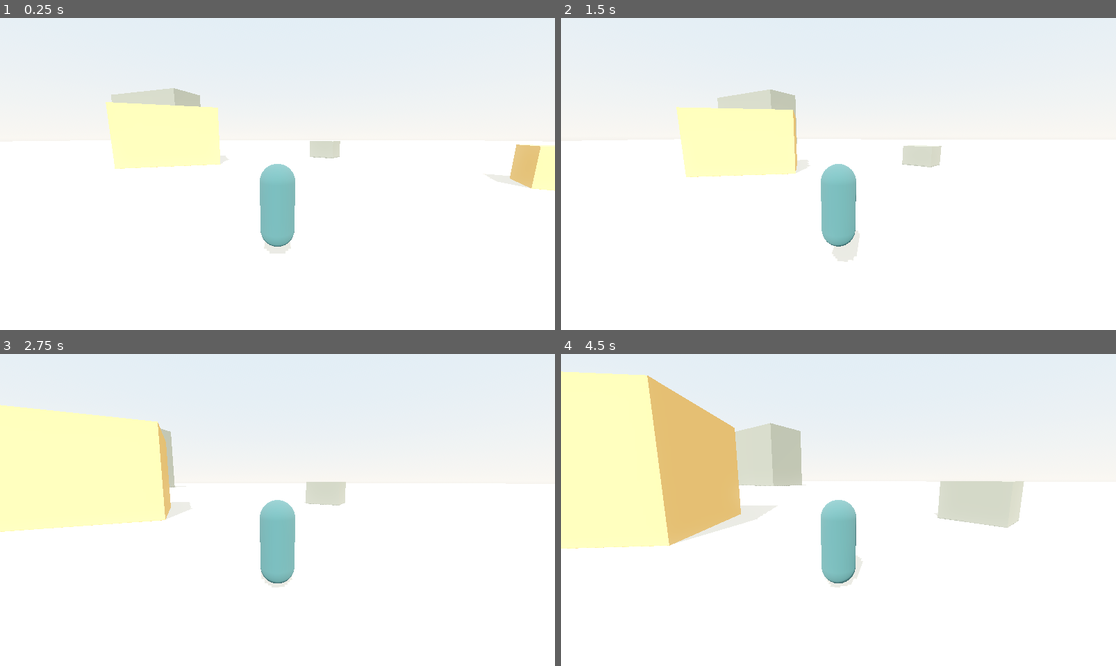
Above: before the commit, frames 1-4 (two rows, left to right).
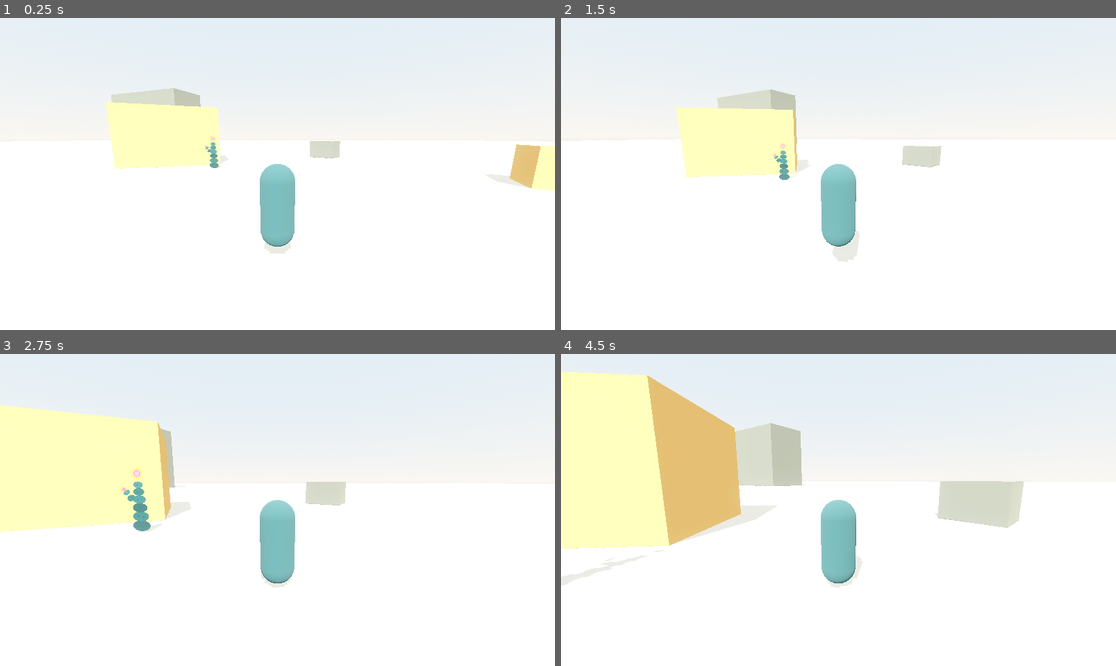
Above: after the commit, the same moments.

Repository: nicco-b/valley
Game: Godot game, scene res://game/world/valley.tscn
Same seed, same stepped clock (60 frames per second), same inputs: the game is played once before the commit and once after it.
Inputs (mouse positions are in pixels of both pictures, inside the frame that each line leads up to):
- Up to frame 1 (0.25 s): no input
- Up to frame 2 (1.5 s): move the mouse to (866, 174) at 0.52 s; hold W (move_forward) from 0.53 s (still down); tap C (sit) at 0.6 s; tap Space (jump) at 0.77 s; move the mouse to (810, 174) at 1.27 s; tap Shift (sprint) at 1.35 s
- Up to frame 3 (2.75 s): keep holding W (move_forward); tap Space (jump) at 1.52 s; move the mouse to (288, 503) at 2.02 s; tap C (sit) at 2.1 s
- Up to frame 4 (4.5 s): keep holding W (move_forward); move the mouse to (832, 516) at 2.77 s; tap Shift (sprint) at 2.85, 4.35 s; tap Space (jump) at 3.02, 3.77 s; move the mouse to (877, 513) at 3.52 s; tap C (sit) at 3.6 s; move the mouse to (794, 506) at 4.27 s

The runs differ from the first frame. In frame 1, 0.1% of the frame differs, in the area x 36-40%, y 37-49%; in frame 2, 0.1%; in frame 3, 0.4%, in the area x 21-30%, y 36-58%; in frame 4, 0.3%.

Commit message:
M1: wind ambience + first billboard element
Placeholder wind bed: sox-synthesized noise layers with slow gusts,
tail-to-head crossfade for a seamless 60s loop, importer-level forward
loop. To be replaced by a real field recording.
Placeholder cactus: hand-authored SVG in the reference palette, standing
as a Y-billboard Sprite3D (shaded, alpha prepass so it casts shadows).
Real painting exports drop into the same slot.

Co-Authored-By: Claude Fable 5 <noreply@anthropic.com>

Diff:
--- /dev/null
+++ b/assets/paintings/placeholder_cactus.svg
@@ -0,0 +1,59 @@
+<svg xmlns="http://www.w3.org/2000/svg" width="512" height="1024" viewBox="0 0 512 1024">
+  <!-- PLACEHOLDER — replace with a real painting export (transparent PNG, same slot). -->
+  <defs>
+    <g id="spike">
+      <path d="M 0 0 L 6 -46 L 12 0 Z" fill="#a8801f"/>
+    </g>
+  </defs>
+
+  <!-- trunk bulbs, bottom to top -->
+  <ellipse cx="256" cy="940" rx="118" ry="74" fill="#173f42"/>
+  <ellipse cx="256" cy="812" rx="108" ry="68" fill="#1c4a4d"/>
+  <ellipse cx="256" cy="692" rx="97" ry="62" fill="#173f42"/>
+  <ellipse cx="256" cy="580" rx="86" ry="56" fill="#1f5054"/>
+  <ellipse cx="256" cy="478" rx="74" ry="50" fill="#1c4a4d"/>
+  <ellipse cx="256" cy="386" rx="62" ry="44" fill="#235659"/>
+
+  <!-- arm branching left -->
+  <ellipse cx="150" cy="560" rx="56" ry="40" transform="rotate(-25 150 560)" fill="#1c4a4d"/>
+  <ellipse cx="94" cy="486" rx="48" ry="35" transform="rotate(-35 94 486)" fill="#235659"/>
+
+  <!-- segment tick marks -->
+  <g fill="#0d2628">
+    <path d="M 200 930 q 8 16 16 0 z"/><path d="M 256 946 q 8 16 16 0 z"/><path d="M 312 928 q 8 16 16 0 z"/>
+    <path d="M 210 806 q 8 15 16 0 z"/><path d="M 286 816 q 8 15 16 0 z"/>
+    <path d="M 222 688 q 7 14 15 0 z"/><path d="M 288 696 q 7 14 15 0 z"/>
+    <path d="M 232 578 q 7 13 14 0 z"/><path d="M 278 584 q 7 13 14 0 z"/>
+    <path d="M 240 478 q 6 12 13 0 z"/><path d="M 240 386 q 6 12 13 0 z"/>
+    <path d="M 132 556 q 7 13 14 0 z"/><path d="M 86 484 q 6 12 12 0 z"/>
+  </g>
+
+  <!-- starburst bloom on top -->
+  <g transform="translate(256 240)">
+    <g id="burst">
+      <use href="#spike" transform="rotate(0) translate(-6 -52)"/>
+      <use href="#spike" transform="rotate(24) translate(-6 -52)"/>
+      <use href="#spike" transform="rotate(48) translate(-6 -52)"/>
+      <use href="#spike" transform="rotate(72) translate(-6 -52)"/>
+      <use href="#spike" transform="rotate(96) translate(-6 -52)"/>
+      <use href="#spike" transform="rotate(120) translate(-6 -52)"/>
+      <use href="#spike" transform="rotate(144) translate(-6 -52)"/>
+      <use href="#spike" transform="rotate(168) translate(-6 -52)"/>
+      <use href="#spike" transform="rotate(192) translate(-6 -52)"/>
+      <use href="#spike" transform="rotate(216) translate(-6 -52)"/>
+      <use href="#spike" transform="rotate(240) translate(-6 -52)"/>
+      <use href="#spike" transform="rotate(264) translate(-6 -52)"/>
+      <use href="#spike" transform="rotate(288) translate(-6 -52)"/>
+      <use href="#spike" transform="rotate(312) translate(-6 -52)"/>
+      <use href="#spike" transform="rotate(336) translate(-6 -52)"/>
+    </g>
+    <circle cx="0" cy="0" r="46" fill="#e8547a"/>
+    <circle cx="0" cy="0" r="30" fill="#ef6f8e"/>
+  </g>
+
+  <!-- bloom on arm -->
+  <g transform="translate(64 448) scale(0.55)">
+    <use href="#burst"/>
+    <circle cx="0" cy="0" r="46" fill="#e8547a"/>
+  </g>
+</svg>
--- a/game/world/valley.tscn
+++ b/game/world/valley.tscn
@@ -1,7 +1,9 @@
-[gd_scene load_steps=17 format=3]
+[gd_scene load_steps=19 format=3]
 
 [ext_resource type="PackedScene" path="res://game/player/player.tscn" id="1_player"]
 [ext_resource type="Script" path="res://game/world/day_night.gd" id="2_daynight"]
+[ext_resource type="Texture2D" path="res://assets/paintings/placeholder_cactus.svg" id="3_cactus"]
+[ext_resource type="AudioStream" path="res://assets/audio/wind_loop.wav" id="4_wind"]
 
 [sub_resource type="ProceduralSkyMaterial" id="SkyMaterial_valley"]
 sky_top_color = Color(0.976, 0.812, 0.827, 1)
@@ -117,5 +119,18 @@
 [node name="Collision" type="CollisionShape3D" parent="Mesa"]
 shape = SubResource("BoxShape_mesa")
 
+[node name="PlaceholderCactus" type="Sprite3D" parent="."]
+transform = Transform3D(1, 0, 0, 0, 1, 0, 0, 0, 1, -5, 1.54, -2)
+pixel_size = 0.003
+billboard = 2
+shaded = true
+alpha_cut = 2
+texture = ExtResource("3_cactus")
+
+[node name="Wind" type="AudioStreamPlayer" parent="."]
+stream = ExtResource("4_wind")
+volume_db = -6.0
+autoplay = true
+
 [node name="Player" parent="." instance=ExtResource("1_player")]
 transform = Transform3D(1, 0, 0, 0, 1, 0, 0, 0, 1, 0, 0.5, 10)
Not shown, added: assets/audio/wind_loop.wav.import
Not shown, added: assets/paintings/placeholder_cactus.svg.import
Not shown, added: assets/audio/wind_loop.wav
